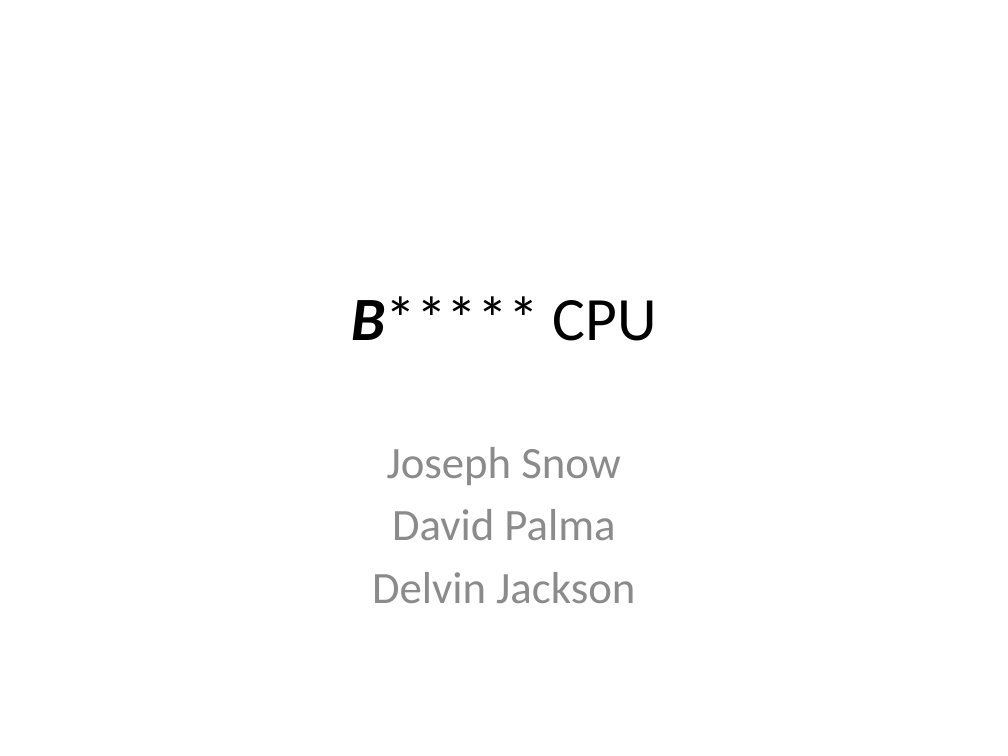
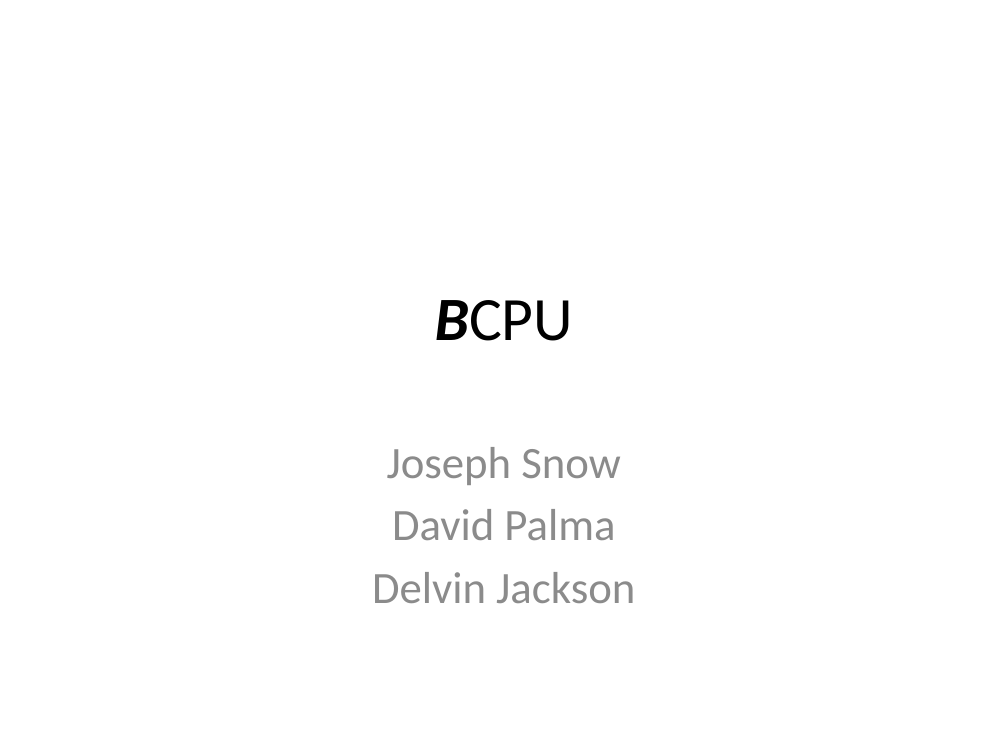
Before and after one commit to nio3000/asm, a slide deck: slide 1 of scratch/ASMPresentation.pptx. Drawn at 1008x756 pixels with LibreOffice and Linux fonts; fonts in the diff are those of the drawing. Boxes give left, top, right and bottom in pixels: in the first picture for what was removed or moved away, otherwise in the second. Text is boxed around its words. In the diff, an @@ line names an element or a change of style, - is before the commit and + after.

Commit message:
Powerpoint added to scratch

```diff
--- a/scratch/ASMPresentation.pptx
+++ b/scratch/ASMPresentation.pptx
@@ title at bbox=[435, 300, 574, 341]: text changed @@
-B***** CPU
+BCPU
```
